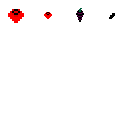
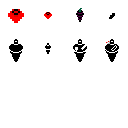
Layer changes from the first 128×128 image to the second:
painted on "Background" over [9, 39, 119, 62]
